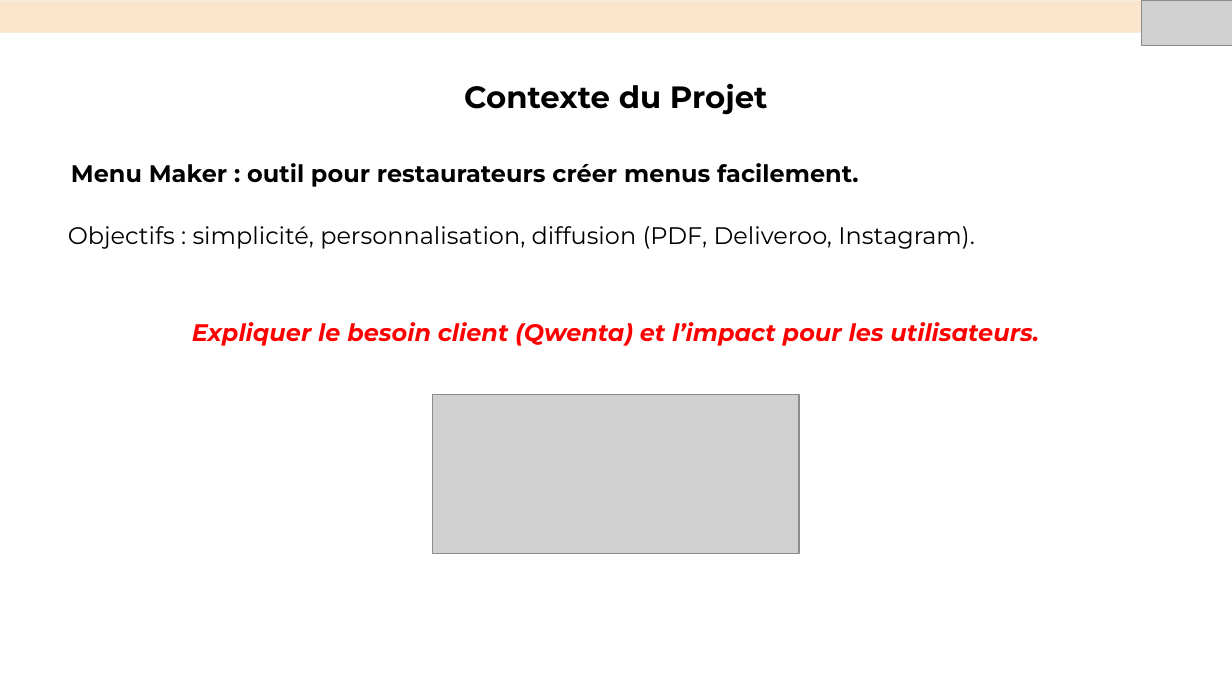
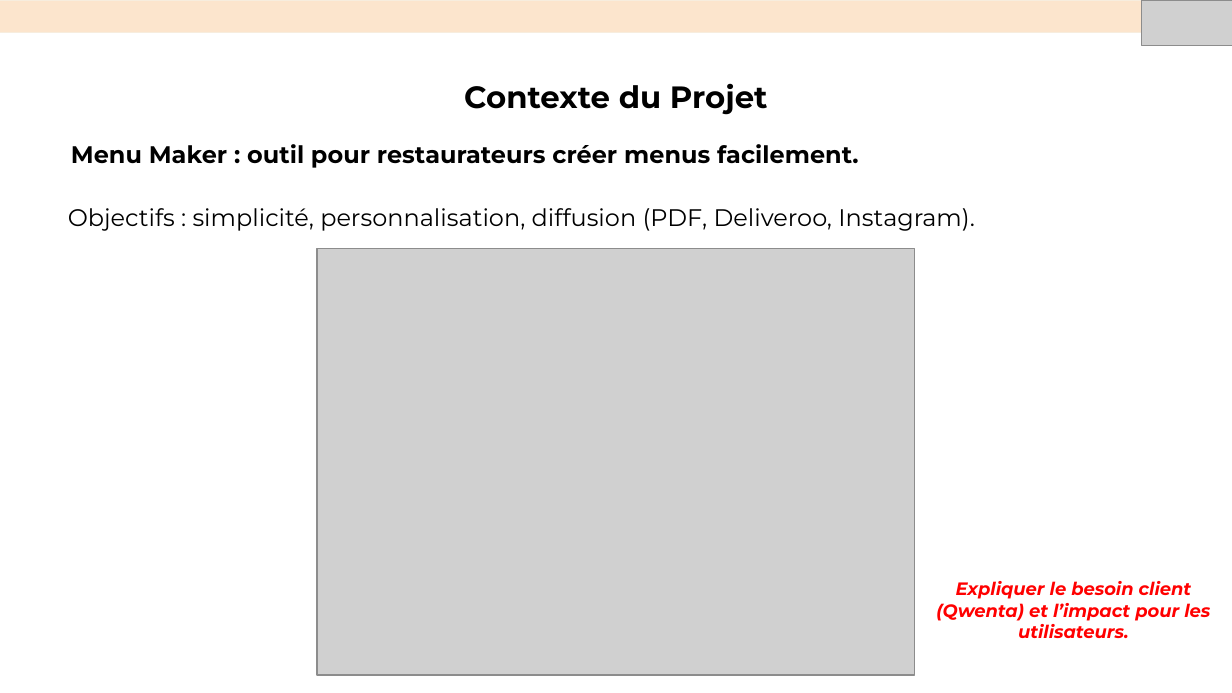
Before and after one commit to Mounir-Bmz/Planifiez-le-d-veloppement-du-site-de-votre-client, a slide deck: slide 3 of Présentation+Soufiane.pptx. Drawn at 1232x693 pixels with LibreOffice and Linux fonts; fonts in the diff are those of the drawing; grey boxes stand for pictures. Boxes give left, top, right and bottom in pixels: in the first picture for what was removed or moved away, otherwise in the second. Text is boxed around its words. In the diff, an @@ line names an element or a change of style, - is before the commit and + after.

```diff
--- a/Présentation+Soufiane.pptx
+++ b/Présentation+Soufiane.pptx
@@ text "Menu Maker : outil pour ...": place and size @@
-text "Menu Maker : outil pour ..." at <box>71,163,859,187</box>
+text "Menu Maker : outil pour ..." at <box>71,144,859,168</box>
@@ text "Objectifs : simplicité, personnalisation, diffusion ...": place and size @@
-text "Objectifs : simplicité, personnalisation, diffusion ..." at <box>68,226,975,249</box>
+text "Objectifs : simplicité, personnalisation, diffusion ..." at <box>68,208,975,231</box>
@@ picture added at <box>317,249,914,675</box> @@
@@ picture removed at <box>432,394,798,553</box> @@
@@ text "Expliquer le besoin client (Qwenta) ...": place and size @@
-text "Expliquer le besoin client (Qwenta) ..." at <box>192,322,1039,346</box>
+text "Expliquer le besoin client (Qwenta) ..." at <box>936,581,1210,638</box>
@@ text "Expliquer le besoin client (Qwenta) ..." at <box>936,581,1210,638</box>: size 14 to 10.5 pt @@
```
Also in this commit, not shown: 6 other slides changed, 1 other file.
